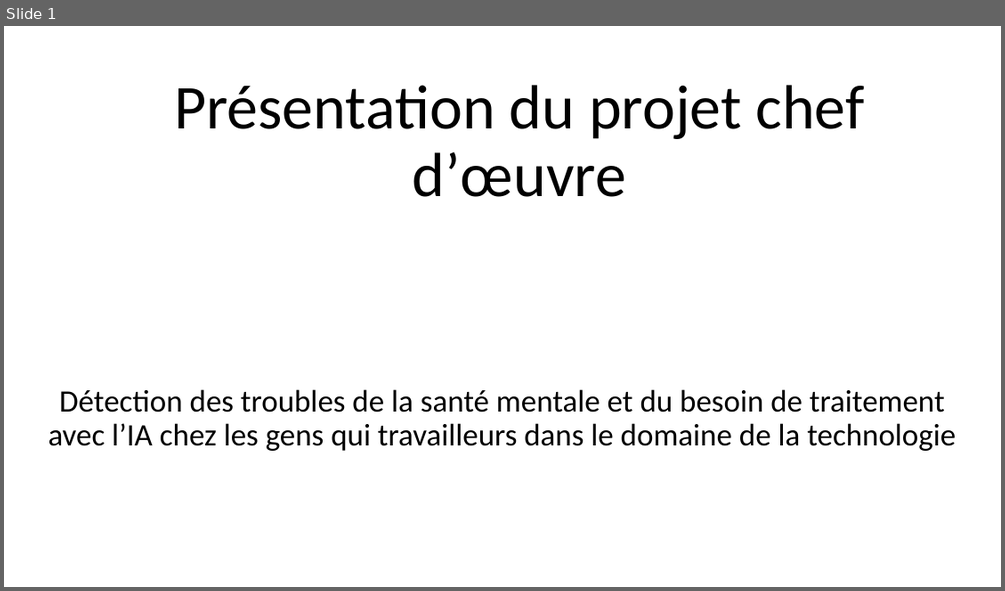
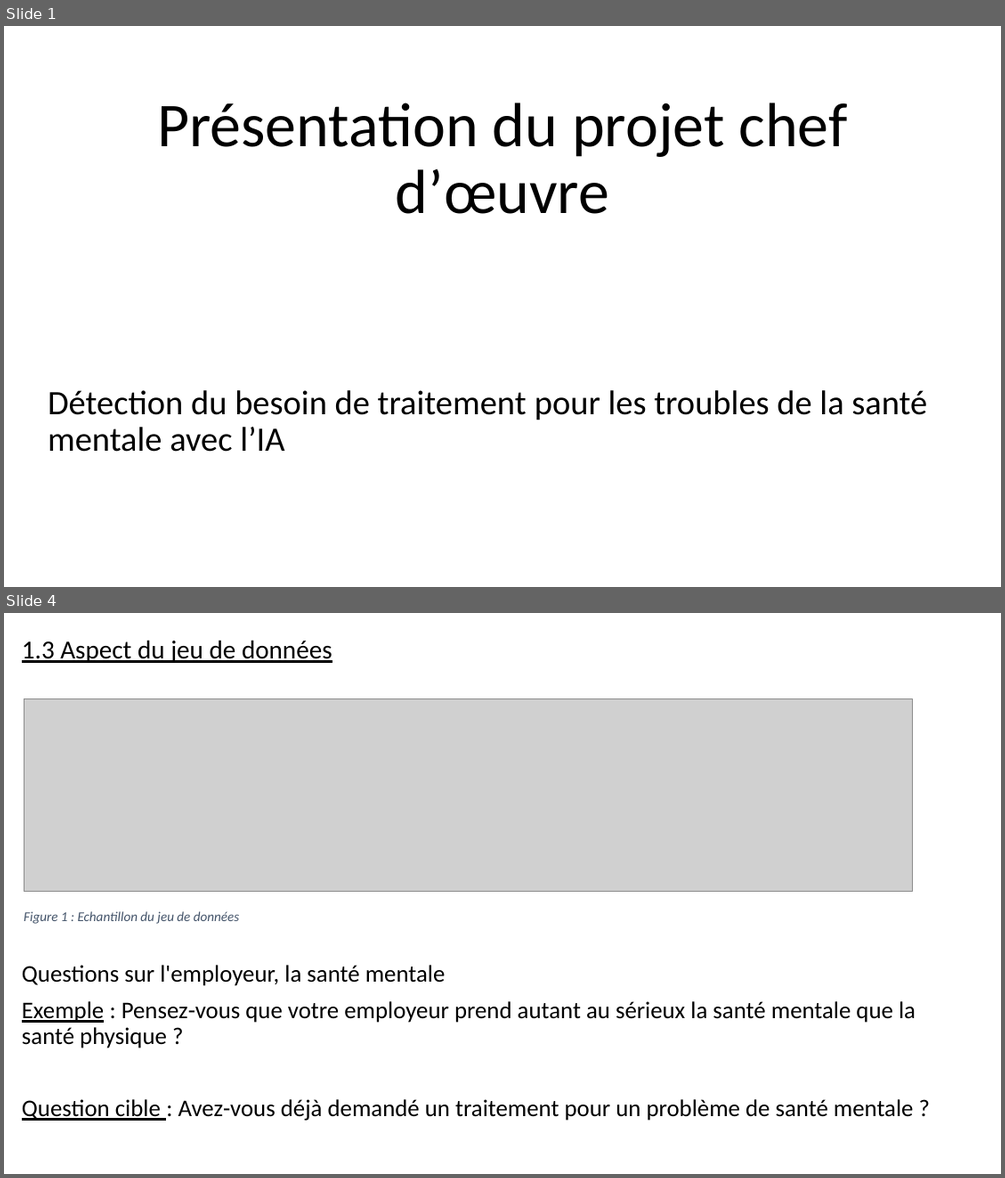
Before and after one commit to gdaume24/Projet-chef-d-oeuvre, a slide deck: E1/diapo.PPTX. Shown one above the other, each under a label of ours: slide 1 before the commit, slides 1 and 4 after it; the slides between them are not shown. The pictures are 1005x591 and 1005x1178 pixels, drawn with LibreOffice and Linux fonts; fonts in the diff are those of the drawing; grey boxes stand for pictures. Boxes give left, top, right and bottom in pixels: in the first picture for what was removed or moved away, otherwise in the second. Text is boxed around its words. In the diff, an @@ line names an element or a change of style, - is before the commit and + after.

```diff
--- a/E1/diapo.PPTX
+++ b/E1/diapo.PPTX
@@ slide 4 added at box(4, 613, 1001, 1174), background #FFFFFF @@
@@ text added at box(22, 640, 915, 1120), 23 pt, text #000000 @@
+1.3 Aspect du jeu de données
+Questions sur l'employeur, la santé mentale
+Exemple : Pensez-vous que votre employeur prend autant au sérieux la santé mentale que la santé physique ?
+Question cible : Avez-vous déjà demandé un traitement pour un problème de santé mentale ?
@@ picture added at box(24, 699, 912, 892) @@
@@ text added at box(24, 911, 239, 924), 13 pt, text #44546A, italic @@
+Figure 1 : Echantillon du jeu de données
@@ slide 1 changed as well @@
@@ title "Présentation du projet chef d’œuvre": place and size @@
-title "Présentation du projet chef d’œuvre" at box(174, 85, 865, 197)
+title "Présentation du projet chef d’œuvre" at box(157, 103, 848, 214)
@@ subtitle at box(48, 390, 927, 451): text changed; size 30 to 33 pt @@
-Détection des troubles de la santé mentale et du besoin de traitement avec l’IA chez les gens qui travailleurs dans le domaine de la technologie
+Détection du besoin de traitement pour les troubles de la santé mentale avec l’IA
```
Also in this commit, not shown: 31 other slides added, 1 slide removed, 12 other files.
